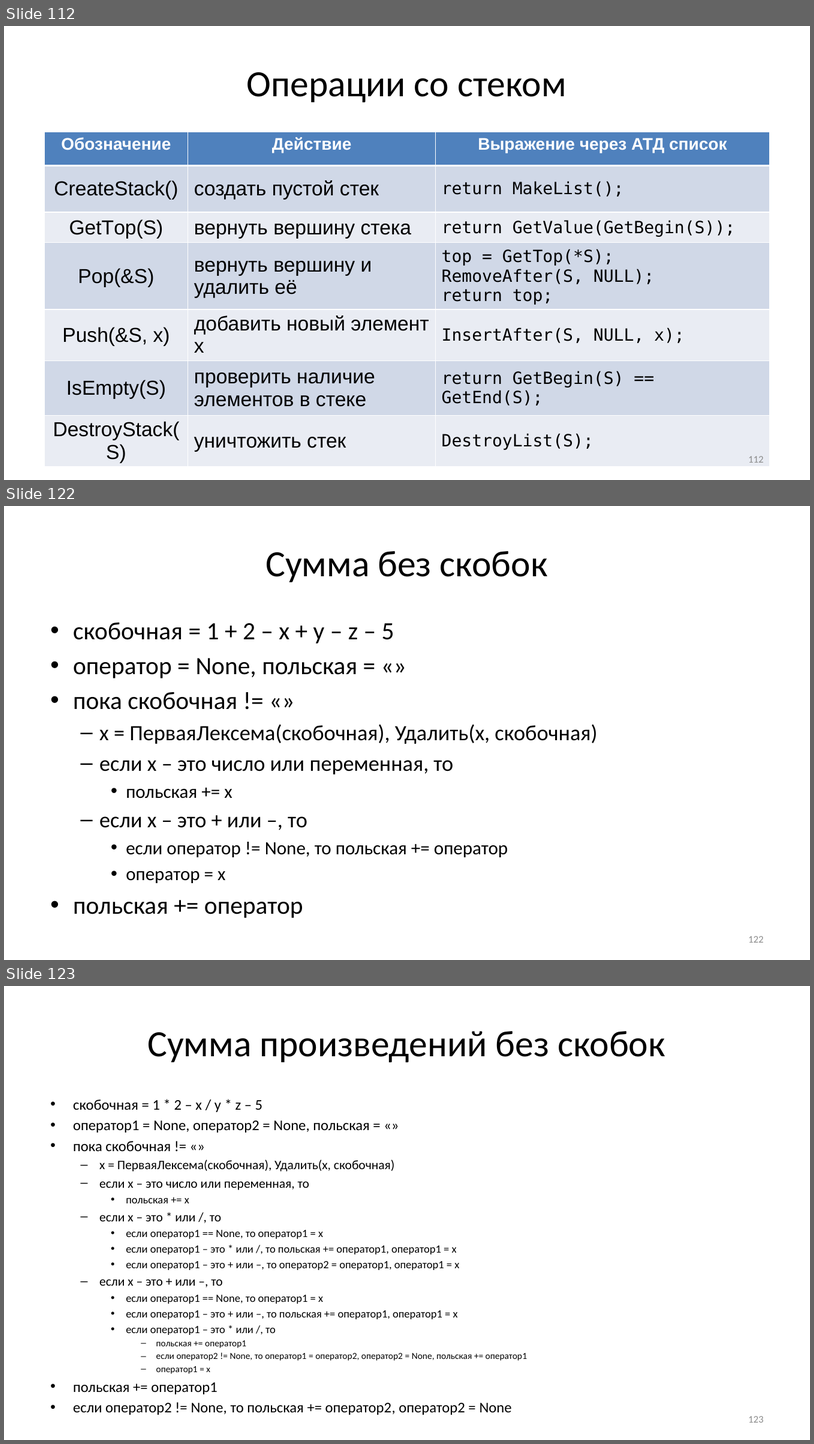
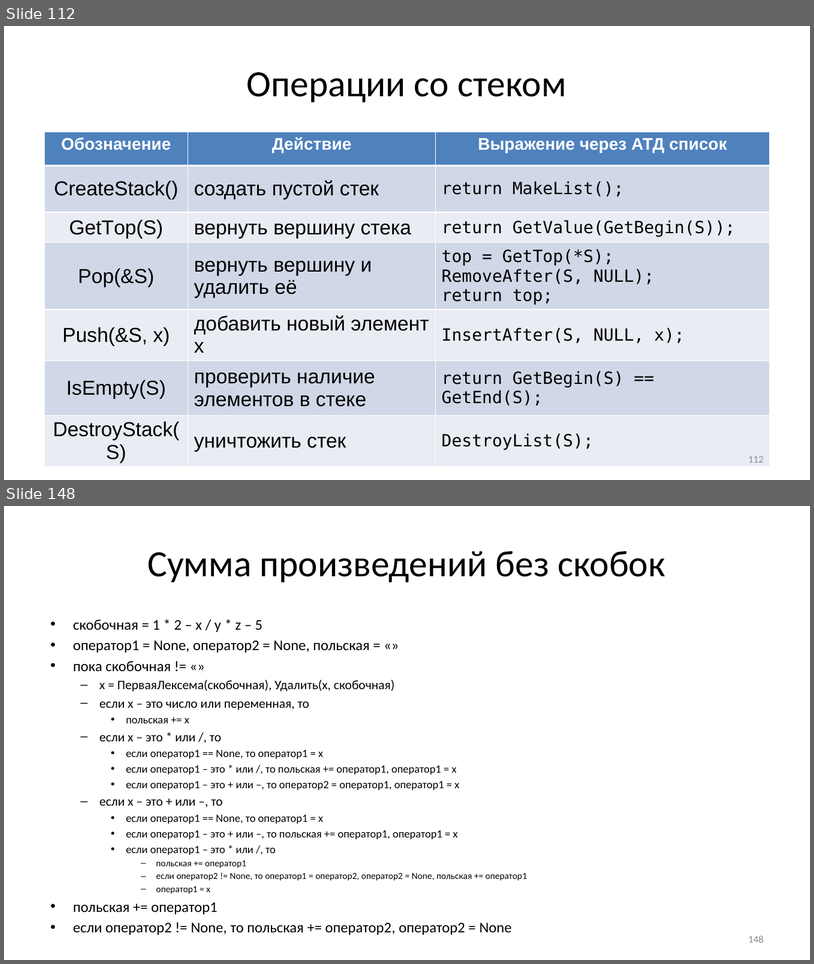
Before and after one commit to Evgueni-Petrov-aka-espetrov/Algorithms-and-Programming-in-C-pptx, a slide deck: 08 Списки.pptx. Shown one above the other, each under a label of ours: slides 112, 122 and 123 before the commit, slides 112 and 148 after it; the slides between them are not shown. The pictures are 814x1444 and 814x964 pixels, drawn with LibreOffice and Linux fonts; fonts in the diff are those of the drawing. Boxes give left, top, right and bottom in pixels: in the first picture for what was removed or moved away, otherwise in the second. Text is boxed around its words. In the diff, an @@ line names an element or a change of style, - is before the commit and + after.

```diff
--- a/08 Списки.pptx
+++ b/08 Списки.pptx
@@ slide 122 removed at (x1=4, y1=506, x2=810, y2=960), background #FFFFFF @@
@@ title removed at (x1=266, y1=551, x2=548, y2=582) @@
-Сумма без скобок
@@ text removed at (x1=73, y1=622, x2=597, y2=918) @@
-• скобочная = 1 + 2 – x + y – z – 5
-• оператор = None, польская = «»
-• пока скобочная != «»
-  – х = ПерваяЛексема(скобочная), Удалить(х, скобочная)
-  – если х – это число или переменная, то
-    • польская += х
-  – если х – это + или –, то
-    • если оператор != None, то польская += оператор
-    • оператор = х
-• польская += оператор
@@ page number removed at (x1=749, y1=936, x2=764, y2=942) @@
-122
@@ what was slide 123 is now slide 148 @@
@@ page number at (x1=749, y1=935, x2=764, y2=942): text changed @@
-123
+148
```
Also in this commit, not shown: 7 slides changed, 27 slides added, 7 other slides removed.
